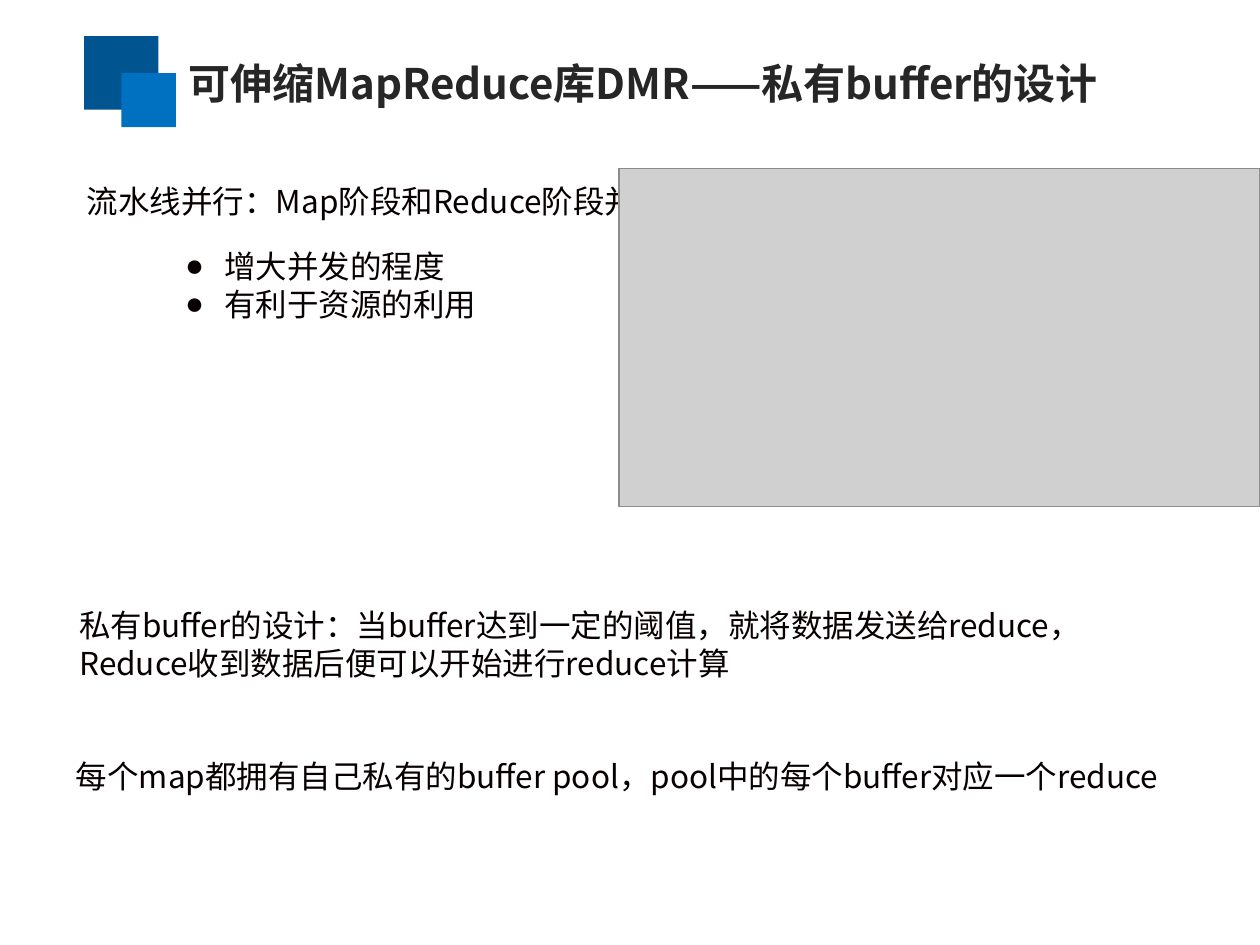
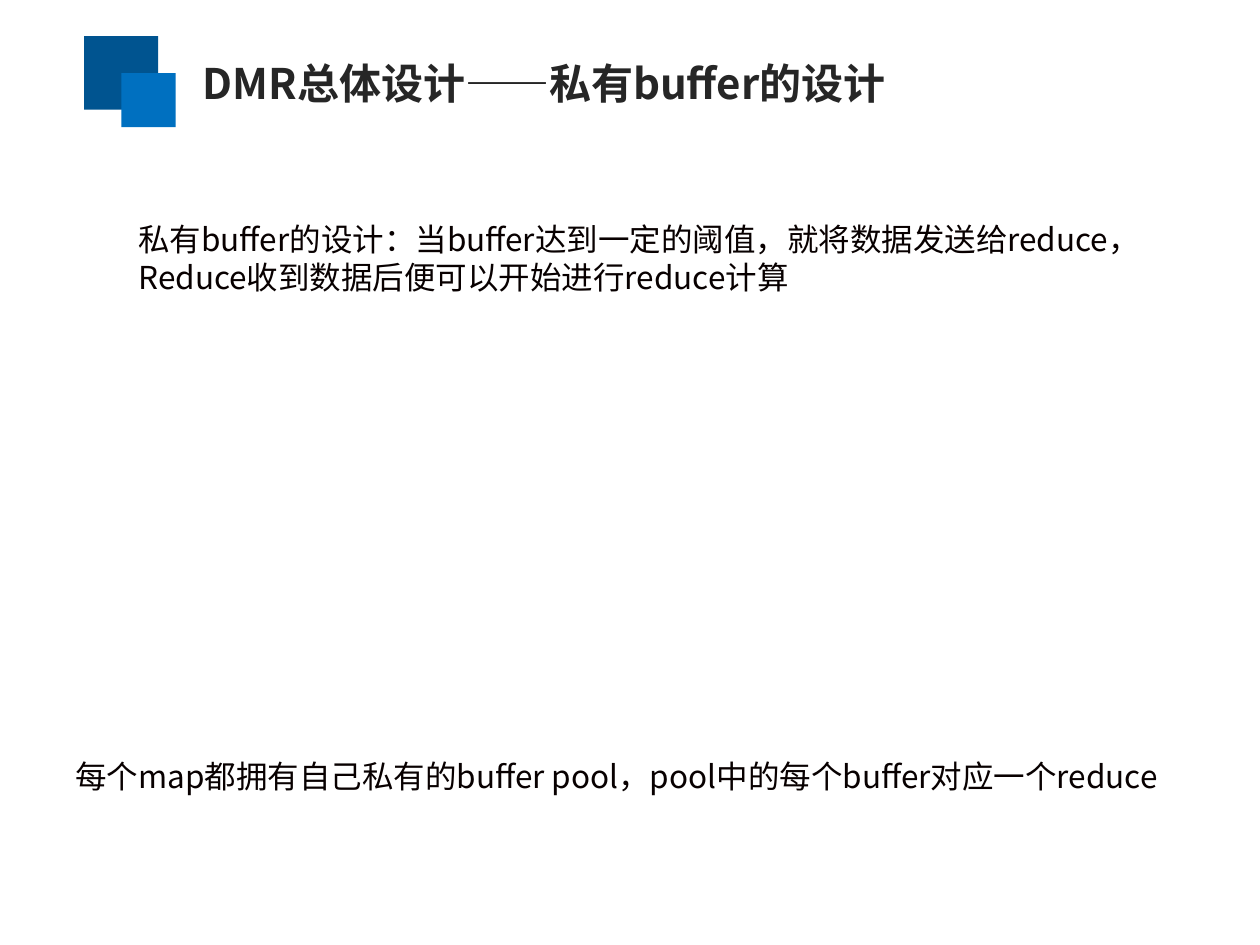
Before and after one commit to yufenyu/work, a slide deck: slide 8 of dmr_paper/paper/chinaSys-2016.ppt (slide 9 before the commit). Drawn at 1260x945 pixels with LibreOffice and Linux fonts; fonts in the diff are those of the drawing; grey boxes stand for pictures. Boxes give left, top, right and bottom in pixels: in the first picture for what was removed or moved away, otherwise in the second. Text is boxed around its words. In the diff, an @@ line names an element or a change of style, - is before the commit and + after.

```diff
--- a/dmr_paper/paper/chinaSys-2016.ppt
+++ b/dmr_paper/paper/chinaSys-2016.ppt
@@ text at bbox=[203, 63, 886, 103]: text changed @@
-可伸缩MapReduce库DMR——私有buffer的设计
+DMR总体设计——私有buffer的设计
@@ picture removed at bbox=[619, 169, 1260, 508] @@
@@ text removed at bbox=[87, 181, 668, 222] @@
-流水线并行：Map阶段和Reduce阶段并行
@@ text "私有buffer的设计：当buffer达到一定的阈值，就将数据发送给reduce，": place and size @@
-text "私有buffer的设计：当buffer达到一定的阈值，就将数据发送给reduce，" at bbox=[79, 610, 1081, 678]
+text "私有buffer的设计：当buffer达到一定的阈值，就将数据发送给reduce，" at bbox=[138, 224, 1140, 292]
@@ text removed at bbox=[224, 251, 476, 319] @@
-● 增大并发的程度
-● 有利于资源的利用
```
Also in this commit, not shown: 12 other slides changed, 1 slide removed.
